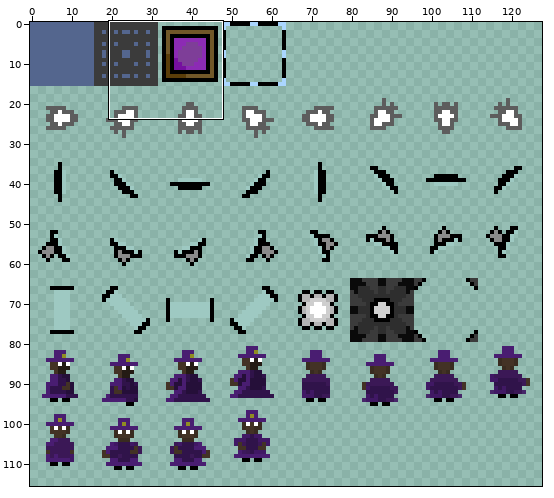
One commit to this sprite sheet: data/sprites.png. Above: a wide view before the commit, with the close-up outlined.
Close-up. Before the commit:
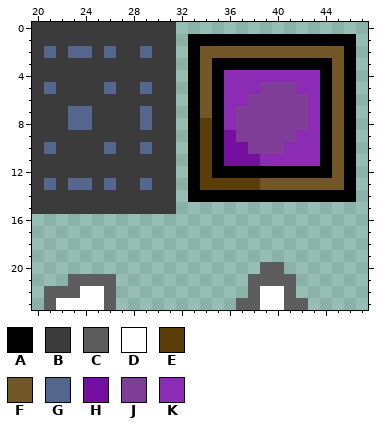
The file is 128x128 pixels. Colours within 5 levels of each other are drawn and written as one. Shown: x 20..47, y 0..23. The wide view leaves out empty margins.
Palette (. is transparent): A #000000  B #3b3b3b  C #5d5d5d  D #ffffff  E #5a3d09  F #715728  G #54668e  H #760fa0  J #7e3e98  K #8c2bb4
New version:
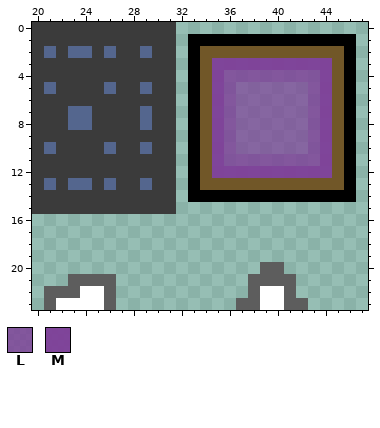
Colours new in this view: L #7e3e98cd  M #7e3e98f1
Edits made:
{"colour":"J","old":"#7e3e98","new":"#7e3e98af"}
{"y":3,"x":35,"old":"AAAAAAAAAA","new":"MMMMMMMMMM"}
{"y":4,"x":35,"old":"AKKKKKKKKA","new":"MLLLLLLLLM"}
{"y":5,"x":35,"old":"AKKK","new":"MLJJ"}
{"y":5,"x":42,"old":"KKA","new":"JLM"}
{"y":6,"x":35,"old":"AKK","new":"MLJ"}
{"y":6,"x":43,"old":"KA","new":"LM"}
{"y":7,"x":35,"old":"AK","new":"ML"}
{"y":7,"x":43,"old":"KA","new":"LM"}
{"y":8,"x":34,"old":"EAK","new":"FML"}
{"y":8,"x":43,"old":"KA","new":"LM"}
{"y":9,"x":34,"old":"EAH","new":"FML"}
{"y":9,"x":42,"old":"KKA","new":"JLM"}
{"y":10,"x":34,"old":"EAHH","new":"FMLJ"}
{"y":10,"x":41,"old":"KKKA","new":"JJLM"}
{"y":11,"x":34,"old":"EAHHHKKKKKA","new":"FMLLLLLLLLM"}
{"y":12,"x":34,"old":"EAAAAAAAAAA","new":"FMMMMMMMMMM"}
{"y":13,"x":34,"old":"EEEEE","new":"FFFFF"}
{"label":"changed","picture_box":[200,58,332,190]}
